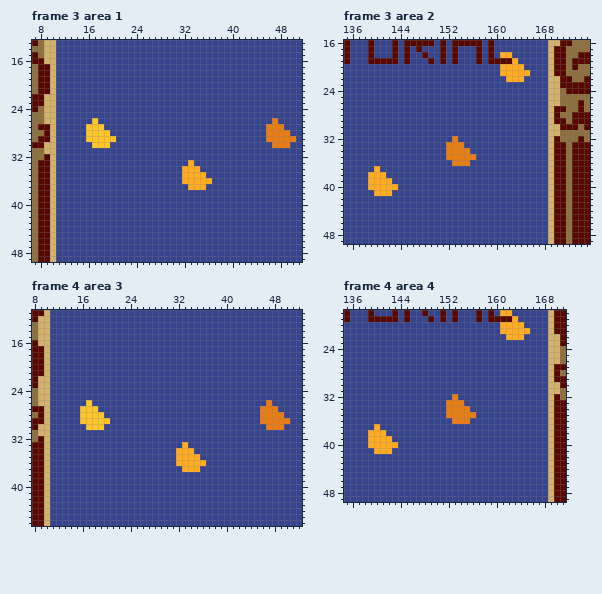
Edited in one commit: pixel-art file (TacoMaker/imagens/TacoMainPage.ase). This is how it looked before the edit.
180x140 pixels, 5 frames. Colours within 5 levels of each other are drawn and written as one. Shown: frame 3 area 1: x 7..51, y 13..49; frame 3 area 2: x 135..175, y 16..49; frame 4 area 3: x 8..52, y 11..46; frame 4 area 4: x 135..171, y 18..49. The commit also changed other frames or places, which this record leaves out.
Now the later version:
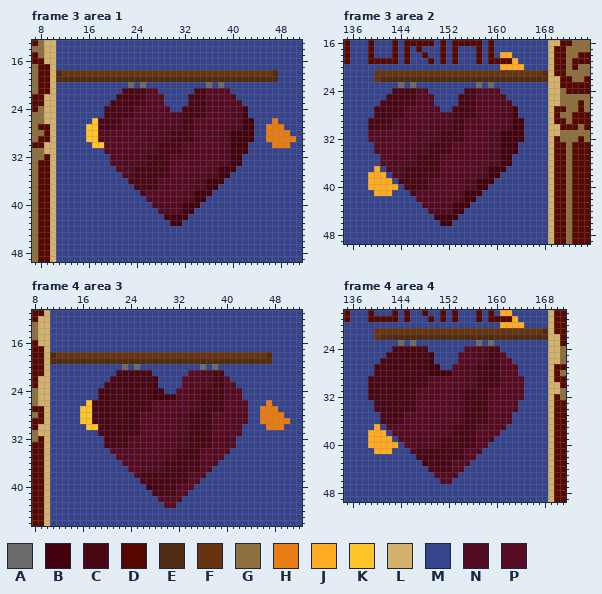
Palette (. is transparent): A #6d6b69  B #42000e  C #490615  D #560800  E #502b11  F #663410  G #8e703e  H #e87d15  J #ffac22  K #ffc529  L #d3b26d  M #36448d  N #500b21  P #570b23
What changed:
Changed rows in their new state; - is an unchanged pixel.
Frame 3 area 1:
first column x 11:
18 EFFFFFFFFFFFFFFFFFFFFFFFFFFFFFFFFFFFE
19 EEEEEEEEEEEEEEEEEEEEEEEEEEEEEEEEEEEEE
20 ------------A-A----------A-A---------
21 -----------CCCCPP------CCPPPP--------
22 ----------CCCCCPPP----CCCPPPPN-------
23 ---------CCCCCCPPP----CCCPPPPNN------
24 --------CCCCCPPPPPP--CCCCPPPPNNB-----
25 --------CCCCCPPPPPPNNCCCCPPPPNNB-----
26 -------CCCCPPPPPPNNNNCCPPPPPPNNBB----
27 -------CCCCPPPPPPNNNNCCPPPPPPNNBB----
28 -------PPPPPPPPNNNNCCCCPPPPNNBBBB----
29 -------PPPPPPPPNNNNCCCCPPPPNNBBBB----
30 --------PPPPPNNNNCCCCPPPPPPNNBBB-----
31 --------PPPPPNNNNCCCCPPPPPPNNBBB-----
32 ---------PPNNNNCCCCPPPPPPPPNNBB------
33 ---------PPNNNNCCCCPPPPPPPPNNBB------
34 ----------NNNCCCCCCPPPPPPNNBBB-------
35 -----------NNCCCCCCPPPPPPNNBB--------
36 ------------CCCCCPPPPPPNNBBB---------
37 -------------CCCCPPPPPPNNBB----------
38 --------------CPPPPPPNNBBB-----------
39 ---------------PPPPPPNNBB------------
40 ----------------NNNNNBBB-------------
41 -----------------NNNNBB--------------
42 ------------------BBBB---------------
43 -------------------BB----------------
Frame 3 area 2:
first column x 139:
21 -FFFFFFFFFFFFFFFFFFFFFFFFFFFFE
22 -FEEEEEEEEEEEEEEEEEEEEEEEEEEEE
23 -----A-A----------A-A---------
24 ----CCCCPP------CCPPPP--------
25 ---CCCCCPPP----CCCPPPPN-------
26 --CCCCCCPPP----CCCPPPPNN------
27 -CCCCCPPPPPP--CCCCPPPPNNB-----
28 -CCCCCPPPPPPNNCCCCPPPPNNB-----
29 CCCCPPPPPPNNNNCCPPPPPPNNBB----
30 CCCCPPPPPPNNNNCCPPPPPPNNBB----
31 PPPPPPPPNNNNCCCCPPPPNNBBBB----
32 PPPPPPPPNNNNCCCCPPPPNNBBBB----
33 -PPPPPNNNNCCCCPPPPPPNNBBB-----
34 -PPPPPNNNNCCCCPPPPPPNNBBB-----
35 --PPNNNNCCCCPPPPPPPPNNBB------
36 --PPNNNNCCCCPPPPPPPPNNBB------
37 ---NNNCCCCCCPPPPPPNNBBB-------
38 ----NNCCCCCCPPPPPPNNBB--------
39 -----CCCCCPPPPPPNNBBB---------
40 ------CCCCPPPPPPNNBB----------
41 -------CPPPPPPNNBBB-----------
42 --------PPPPPPNNBB------------
43 ---------NNNNNBBB-------------
44 ----------NNNNBB--------------
45 -----------BBBB---------------
46 ------------BB----------------
Frame 4 area 3:
first column x 11:
18 EFFFFFFFFFFFFFFFFFFFFFFFFFFFFFFFFFFFE
19 EEEEEEEEEEEEEEEEEEEEEEEEEEEEEEEEEEEEE
20 ------------A-A----------A-A---------
21 -----------CCCCCC------PPNNCC--------
22 ----------CCCCCCCB----PPPNNCCP-------
23 ---------CCCCCCCCB----PPPNNCCPP------
24 --------CCCCCCCCCBB--PPNNCCCCPPP-----
25 --------CCCCCCCCCBBBBPPNNCCCCPPP-----
26 -------CCCCCCCCCCPPPPPPNNCCCCPPPP----
27 -------CCCCCCCCCCPPPPPPNNCCCCPPPP----
28 -------CCCCCCCCPPPPPPNNCCCCPPPPPP----
29 -------CCCCCCCCPPPPPPNNCCCCPPPPPP----
30 --------CCCCCCCPPPPPPNNCCCCPPPPN-----
31 --------CCCCCCCPPPPPPNNCCCCPPPPN-----
32 ---------CCCCPPPPPPPPNNCCCCPPNN------
33 ---------CCCCPPPPPPPPNNCCCCPPNN------
34 ----------PPPPPPPPPNNCCCCPPPPN-------
35 -----------PPPPPPPPNNCCCCPPPP--------
36 ------------PPPNNNNCCCCCCPPN---------
37 -------------PPNNNNCCCCCCPP----------
38 --------------NCCCCCCCCPPN-----------
39 ---------------CCCCCCCCPP------------
40 ----------------BCCCCPPP-------------
41 -----------------CCCCPP--------------
42 ------------------PPPN---------------
43 -------------------PP----------------
Frame 4 area 4:
first column x 139:
21 -FFFFFFFFFFFFFFFFFFFFFFFFFFFFE
22 -FEEEEEEEEEEEEEEEEEEEEEEEEEEEE
23 -----A-A----------A-A---------
24 ----CCCCCC------PPNNCC--------
25 ---CCCCCCCB----PPPNNCCP-------
26 --CCCCCCCCB----PPPNNCCPP------
27 -CCCCCCCCCBB--PPNNCCCCPPP-----
28 -CCCCCCCCCBBBBPPNNCCCCPPP-----
29 CCCCCCCCCCPPPPPPNNCCCCPPPP----
30 CCCCCCCCCCPPPPPPNNCCCCPPPP----
31 CCCCCCCCPPPPPPNNCCCCPPPPPP----
32 CCCCCCCCPPPPPPNNCCCCPPPPPP----
33 -CCCCCCCPPPPPPNNCCCCPPPPN-----
34 -CCCCCCCPPPPPPNNCCCCPPPPN-----
35 --CCCCPPPPPPPPNNCCCCPPNN------
36 --CCCCPPPPPPPPNNCCCCPPNN------
37 ---PPPPPPPPPNNCCCCPPPPN-------
38 ----PPPPPPPPNNCCCCPPPP--------
39 -----PPPNNNNCCCCCCPPN---------
40 ------PPNNNNCCCCCCPP----------
41 -------NCCCCCCCCPPN-----------
42 --------CCCCCCCCPP------------
43 ---------BCCCCPPP-------------
44 ----------CCCCPP--------------
45 -----------PPPN---------------
46 ------------PP----------------
